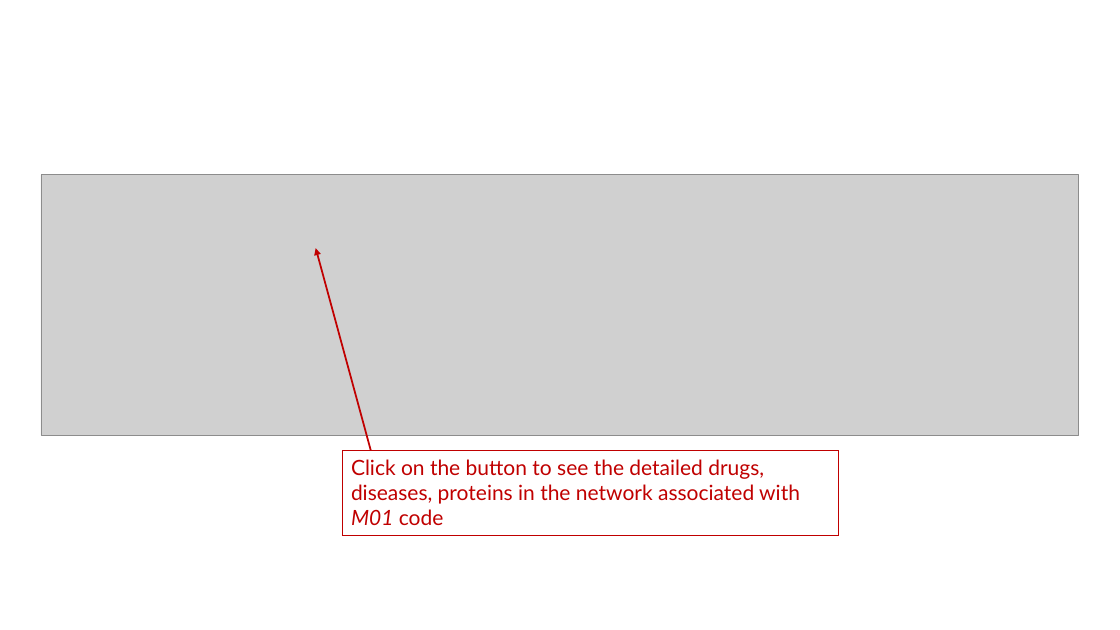
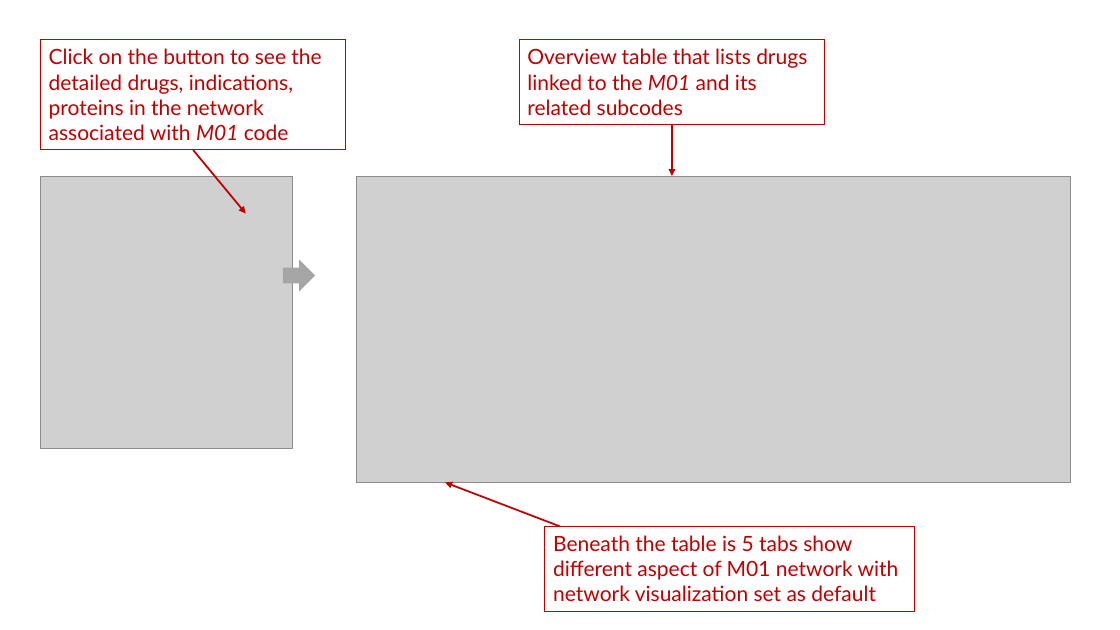
Before and after one commit to Duong-NguyenTrinhTrung/pgx-db, a slide deck: slide 2 of Tutorial.pptx. Drawn at 1120x630 pixels with LibreOffice and Linux fonts; fonts in the diff are those of the drawing; grey boxes stand for pictures. Boxes give left, top, right and bottom in pixels: in the first picture for what was removed or moved away, otherwise in the second. Text is boxed around its words. In the diff, an @@ line names an element or a change of style, - is before the commit and + after.

```diff
--- a/Tutorial.pptx
+++ b/Tutorial.pptx
@@ rectangle "Click on the button to ..." resized from (x1=343, y1=450, x2=839, y2=535) to (x1=40, y1=39, x2=346, y2=150) @@
@@ text in rectangle at (x1=49, y1=48, x2=321, y2=140): text changed @@
-Click on the button to see the detailed drugs, diseases, proteins in the network associated with M01 code
+Click on the button to see the detailed drugs, indications, proteins in the network associated with M01 code
@@ rectangle added at (x1=519, y1=39, x2=825, y2=124), outline #C00000 0.75 pt, 18 pt, text #C00000 @@
+Overview table that lists drugs linked to the M01 and its related subcodes
@@ arrow added from (672, 124) to (672, 176), #C00000 1.5 pt @@
@@ picture added at (x1=40, y1=176, x2=292, y2=449) @@
@@ arrow moved from (371, 450) - (316, 248) to (193, 150) - (246, 213) @@
@@ picture resized from (x1=41, y1=175, x2=1080, y2=435) to (x1=356, y1=176, x2=1070, y2=483) @@
@@ right arrow added at (x1=284, y1=261, x2=314, y2=289), fill #A6A6A6, outline #A6A6A6 1.5 pt @@
@@ arrow added from (560, 527) to (445, 482), #C00000 1.5 pt @@
@@ rectangle added at (x1=545, y1=527, x2=915, y2=612), outline #C00000 0.75 pt, 18 pt, text #C00000 @@
+Beneath the table is 5 tabs show different aspect of M01 network with network visualization set as default
```
Also in this commit, not shown: 6 other slides changed, 1 slide added, 27 other files.
